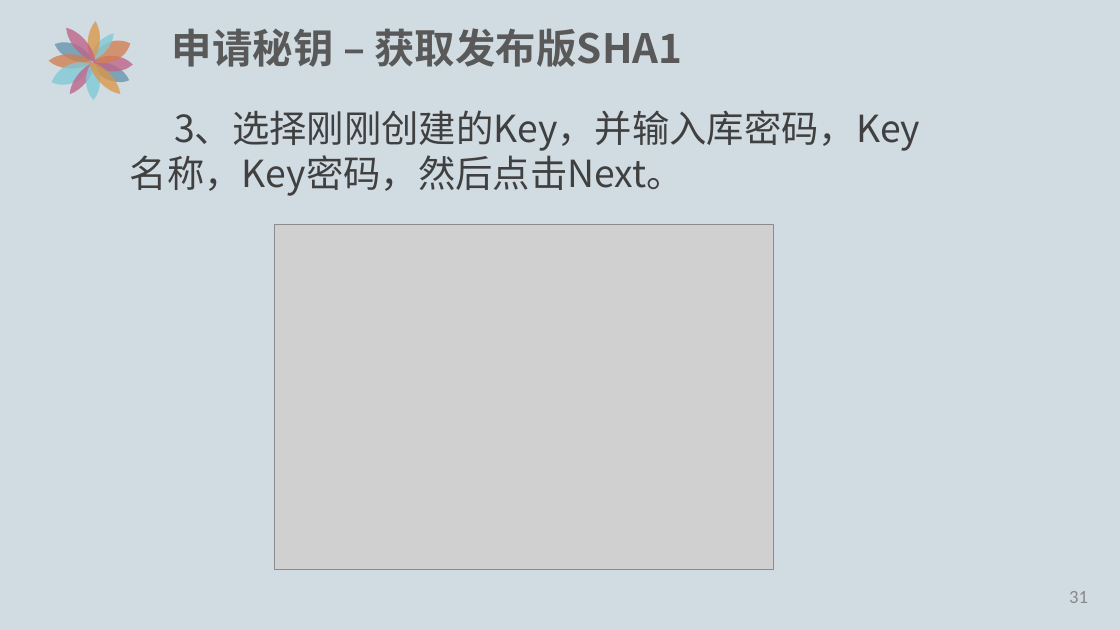
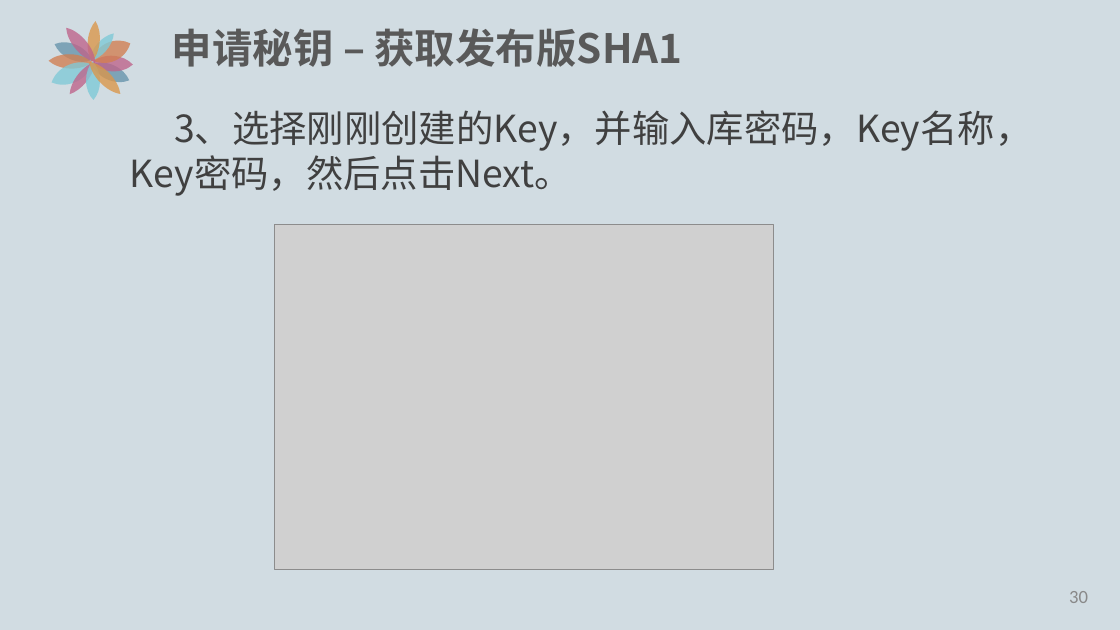
Before and after one commit to edu2act/course-Android-Integrated-Application, a slide deck: slide 31 of ch04-BaiduMap/百度地图PPT/4.1-百度地图简介.pptx (slide 32 before the commit). Drawn at 1120x630 pixels with LibreOffice and Linux fonts; fonts in the diff are those of the drawing; grey boxes stand for pictures. Boxes give left, top, right and bottom in pixels: in the first picture for what was removed or moved away, otherwise in the second. Text is boxed around its words. In the diff, an @@ line names an element or a change of style, - is before the commit and + after.

```diff
--- a/ch04-BaiduMap/百度地图PPT/4.1-百度地图简介.pptx
+++ b/ch04-BaiduMap/百度地图PPT/4.1-百度地图简介.pptx
@@ text "3、选择刚刚创建的Key，并输入库密码，Key名称，Key密码，然后点击Next。" rewrapped from bbox=[130, 110, 920, 196] to bbox=[130, 110, 1032, 196] @@
@@ page number at bbox=[1069, 591, 1088, 603]: text changed @@
-31
+30
```
Also in this commit, not shown: 3 other slides changed, 1 slide removed, 3 other files.
